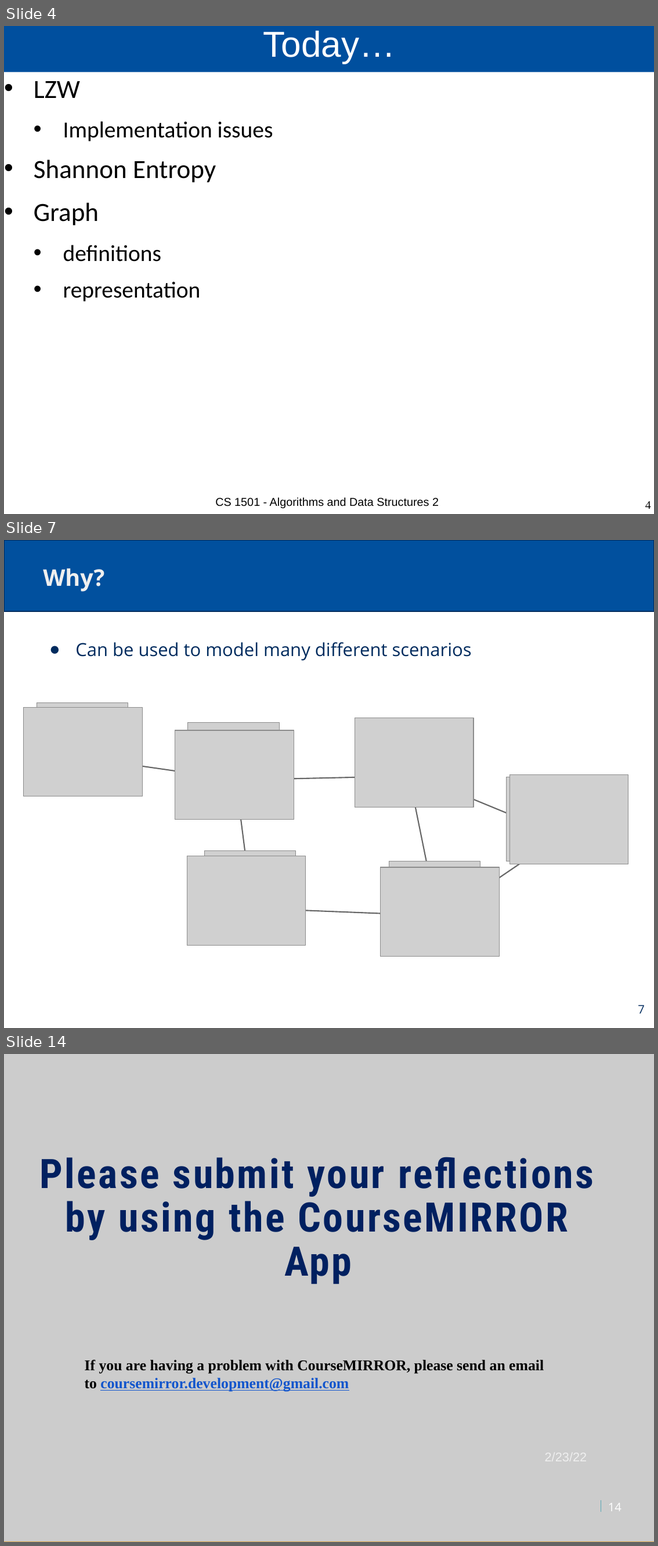
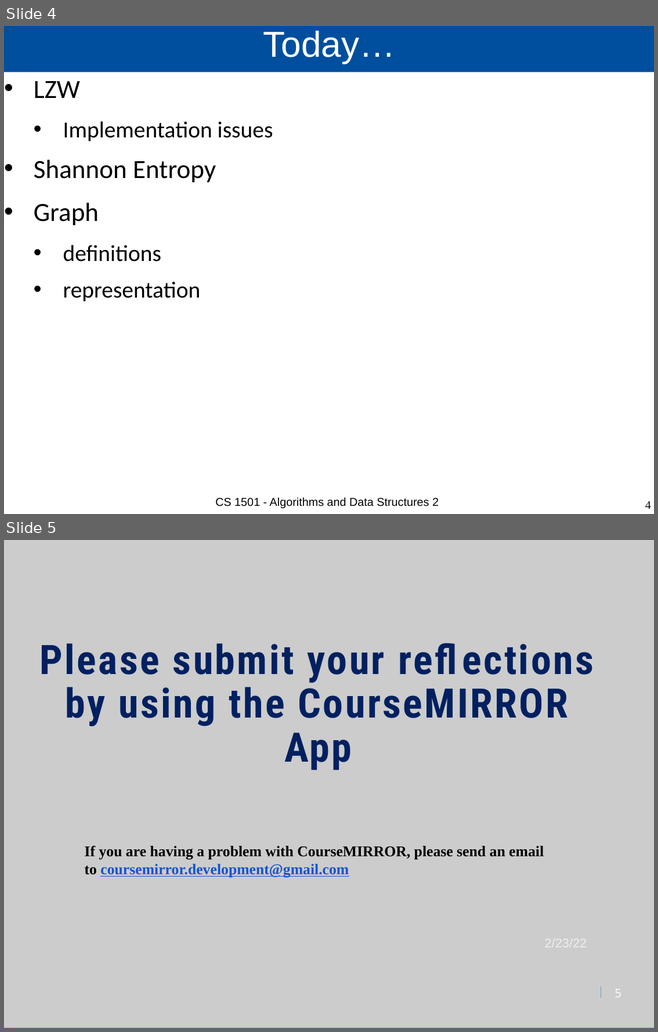
Before and after one commit to cs1501-2224/handouts, a slide deck: DraftSlides/Lecture15.pptx. Shown one above the other, each under a label of ours: slides 4, 7 and 14 before the commit, slides 4 and 5 after it; the slides between them are not shown. The pictures are 658x1546 and 658x1032 pixels, drawn with LibreOffice and Linux fonts; fonts in the diff are those of the drawing; grey boxes stand for pictures; background and template pictures are left out. Boxes give left, top, right and bottom in pixels: in the first picture for what was removed or moved away, otherwise in the second. Text is boxed around its words. In the diff, an @@ line names an element or a change of style, - is before the commit and + after.

```diff
--- a/DraftSlides/Lecture15.pptx
+++ b/DraftSlides/Lecture15.pptx
@@ slide 7 removed at [4,540,654,1028], background #FFFFFF; not listed: 1 template element that a slide beside it also shows @@
@@ title removed at [43,568,104,592] @@
-Why?
@@ text removed at [75,642,471,661] @@
-● Can be used to model many different scenarios
@@ group removed at [36,703,597,944]: 6 pictures @@
@@ group removed at [24,708,628,956]: 6 pictures @@
@@ group removed at [90,759,559,918]: 7 lines @@
@@ page number removed at [637,1005,644,1013] @@
-7
@@ what was slide 14 is now slide 5 @@
@@ page number at [614,989,621,997]: text changed @@
-14
+5
```
Also in this commit, not shown: 8 other slides removed, 2 other files.
